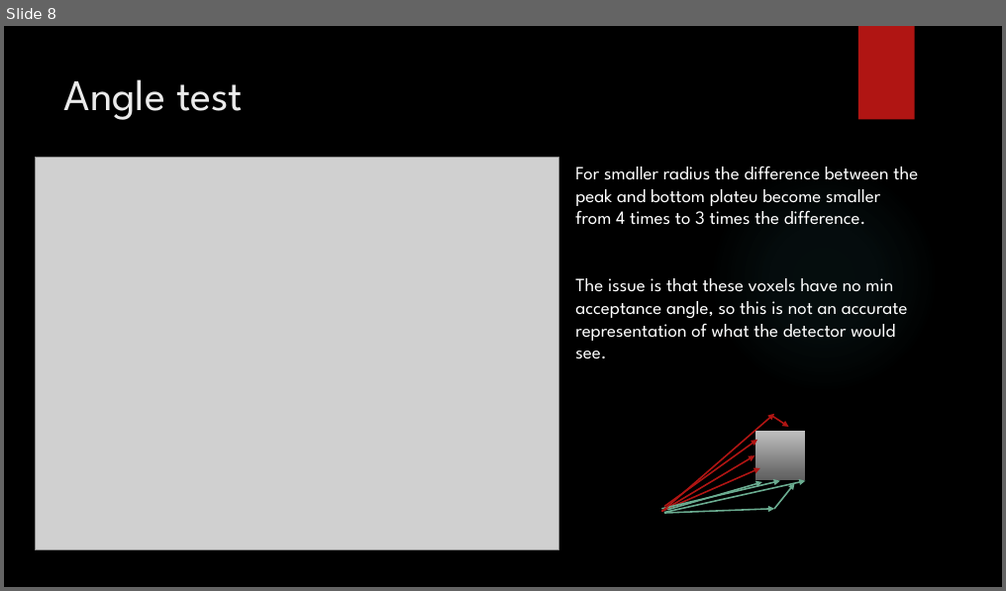
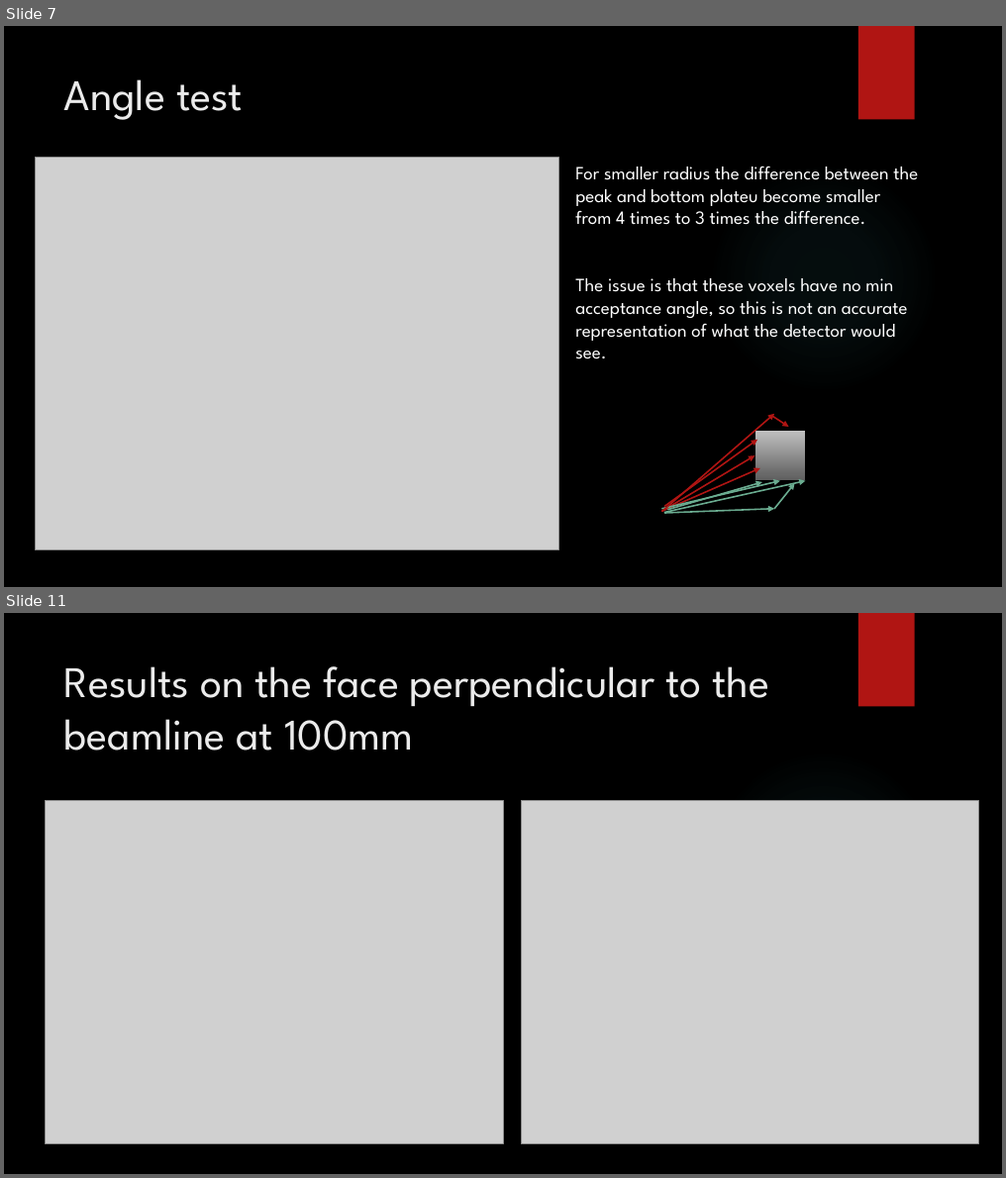
Before and after one commit to KAANVOLKAN05/GPGPU_Research, a slide deck: MonteCarlo/MonteCarloProj/Presentation for West River.pptx. Shown one above the other, each under a label of ours: slide 8 before the commit, slides 7 and 11 after it; the slides between them are not shown. The pictures are 1006x591 and 1006x1178 pixels, drawn with LibreOffice and Linux fonts; fonts in the diff are those of the drawing; grey boxes stand for pictures; background and template pictures are left out. Boxes give left, top, right and bottom in pixels: in the first picture for what was removed or moved away, otherwise in the second. Text is boxed around its words. In the diff, an @@ line names an element or a change of style, - is before the commit and + after.

```diff
--- a/MonteCarlo/MonteCarloProj/Presentation for West River.pptx
+++ b/MonteCarlo/MonteCarloProj/Presentation for West River.pptx
@@ slide 11 added at bbox=[4, 613, 1002, 1174], background picture (left out); not listed: 2 template elements that a slide beside it also shows @@
@@ title added at bbox=[64, 666, 770, 751], 42 pt, text #EBEBEB @@
+Results on the face perpendicular to the beamline at 100mm
@@ picture added at bbox=[46, 801, 503, 1145] @@
@@ picture added at bbox=[522, 801, 979, 1145] @@
@@ what was slide 8 is now slide 7 @@
```
Also in this commit, not shown: 3 other slides added, 1 other file.
